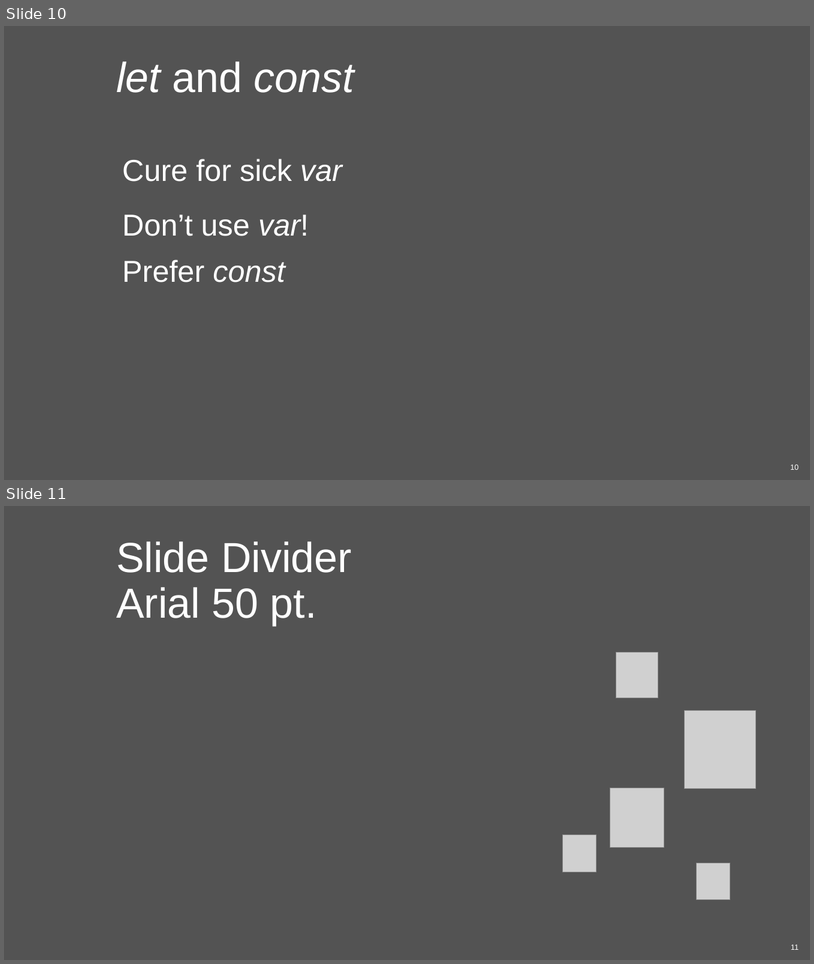
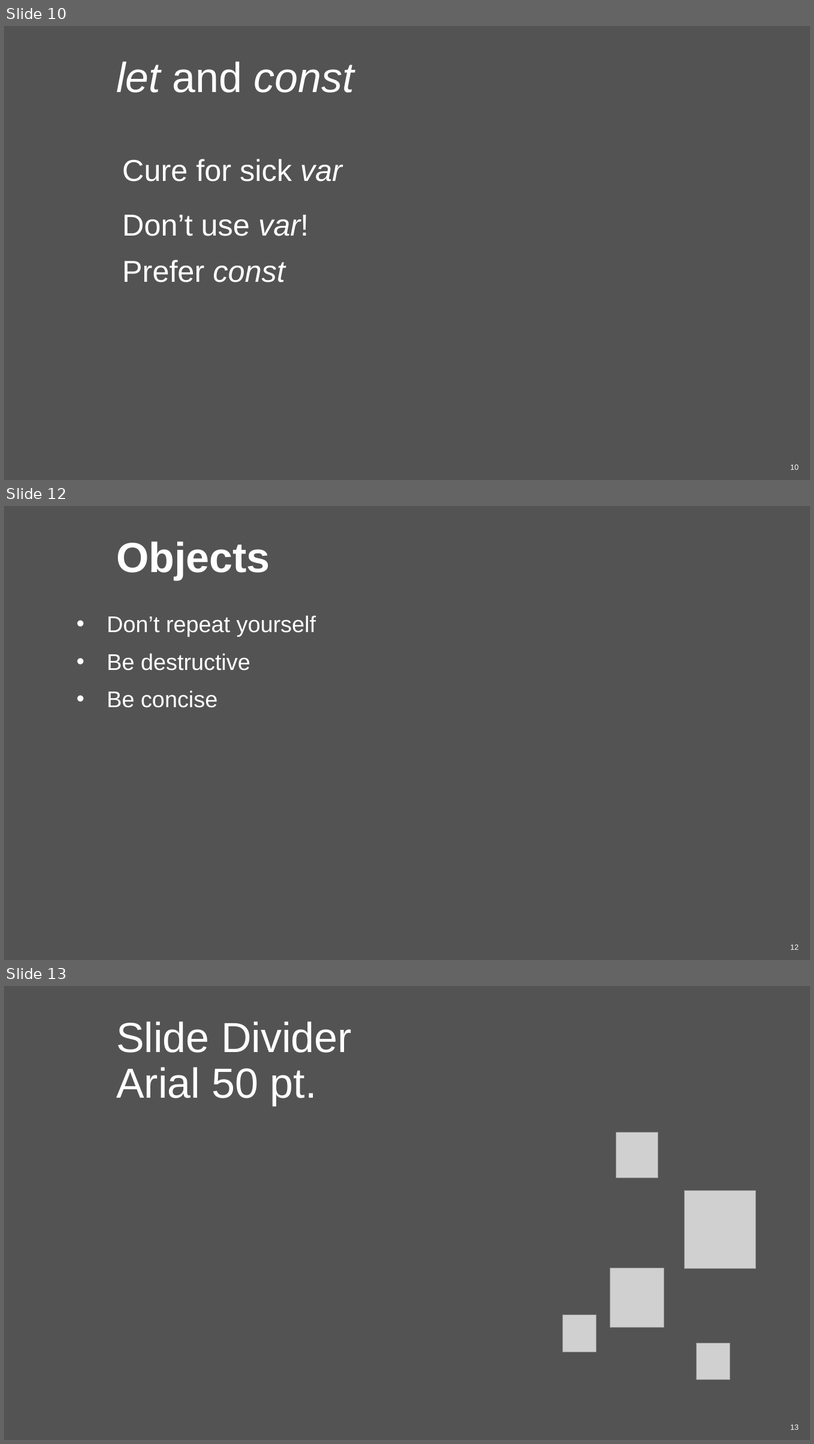
Before and after one commit to infusion-wro/infusion.js, a slide deck: #1 JS Intro/GroupIntro - ES2015.pptx. Shown one above the other, each under a label of ours: slides 10 and 11 before the commit, slides 10, 12 and 13 after it; the slides between them are not shown. The pictures are 814x964 and 814x1444 pixels, drawn with LibreOffice and Linux fonts; fonts in the diff are those of the drawing; grey boxes stand for pictures; background and template pictures are left out. Boxes give left, top, right and bottom in pixels: in the first picture for what was removed or moved away, otherwise in the second. Text is boxed around its words. In the diff, an @@ line names an element or a change of style, - is before the commit and + after.

Commit message:
object concise

```diff
--- a/#1 JS Intro/GroupIntro - ES2015.pptx
+++ b/#1 JS Intro/GroupIntro - ES2015.pptx
@@ slide 12 added at (4,506,810,960), background #535353; not listed: 1 template element that a slide beside it also shows @@
@@ title added at (116,541,270,580), 50 pt, text #FFFFFF, bold @@
+Objects
@@ text added at (107,615,316,708), 27 pt, text #FFFFFF @@
+• Don’t repeat yourself
+• Be destructive
+• Be concise
@@ what was slide 11 is now slide 13 @@
@@ page number at (791,1424,799,1429): text changed @@
-11
+13
```
Also in this commit, not shown: 1 slide changed, 1 other slide added, 9 other files.
